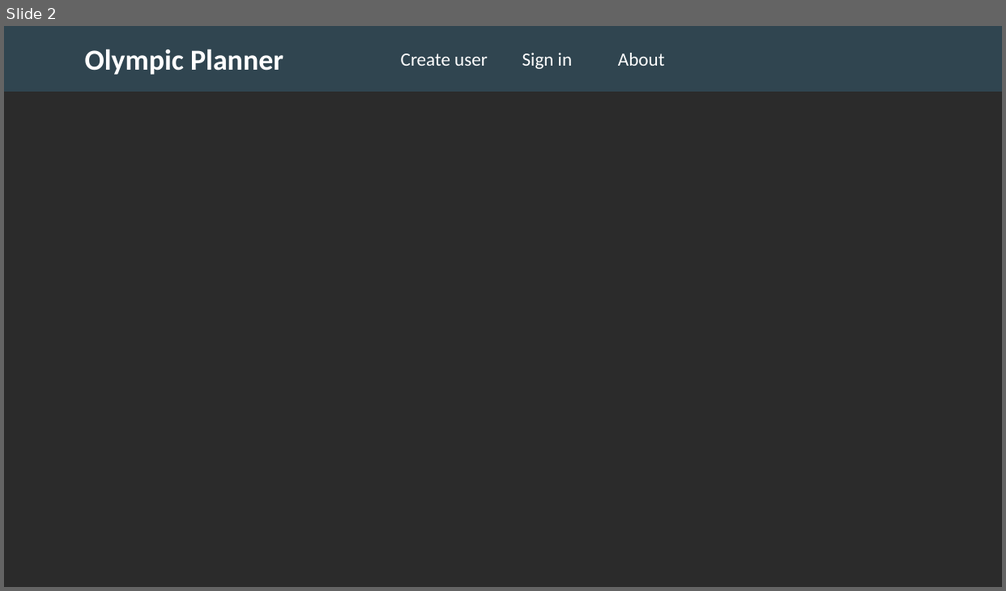
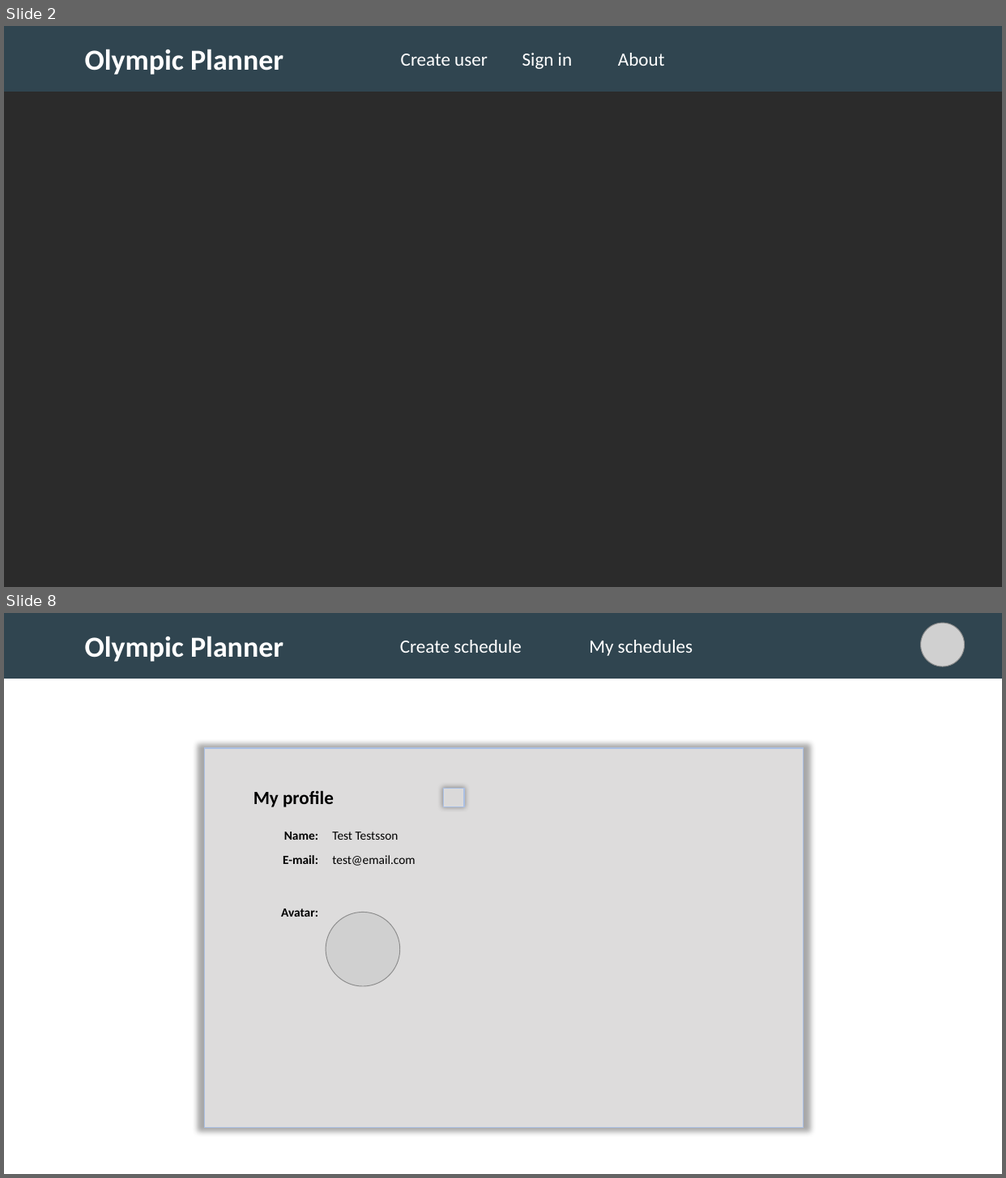
Before and after one commit to Ekajsa/OlympicPlanner, a slide deck: documentation/Mock-up.pptx. Shown one above the other, each under a label of ours: slide 2 before the commit, slides 2 and 8 after it; the slides between them are not shown. The pictures are 1006x591 and 1006x1178 pixels, drawn with LibreOffice and Linux fonts; fonts in the diff are those of the drawing; grey boxes stand for pictures; background and template pictures are left out; a plain dark background stands for a picture behind light text. Boxes give left, top, right and bottom in pixels: in the first picture for what was removed or moved away, otherwise in the second. Text is boxed around its words. In the diff, an @@ line names an element or a change of style, - is before the commit and + after.

```diff
--- a/documentation/Mock-up.pptx
+++ b/documentation/Mock-up.pptx
@@ slide 8 added at (4,613,1002,1174), background picture (left out) @@
@@ rectangle added at (4,613,1002,679), fill #304550, 28 pt, text #FFFFFF, bold @@
+Olympic Planner
@@ picture added at (921,623,965,666) @@
@@ text added at (400,640,521,653), 18 pt, text #FFFFFF @@
+Create schedule
@@ text added at (589,640,692,656), 18 pt, text #FFFFFF @@
+My schedules
@@ rectangle added at (205,748,803,1128), fill #E7E6E6 at 85% opacity, outline #ABC0E4 1 pt @@
@@ text added at (253,790,334,807), 18 pt, text #000000, bold @@
+My profile
@@ rectangle added at (444,788,464,807), fill #E7E6E6 at 85% opacity, outline #ABC0E4 1 pt @@
@@ text added at (283,855,318,864), 12 pt, text #000000, bold @@
+E-mail:
@@ text added at (284,832,318,840), 12 pt, text #000000, bold @@
+Name:
@@ text added at (332,832,398,840), 12 pt, text #000000 @@
+Test Testsson
@@ text added at (332,855,415,866), 12 pt, text #000000 @@
+test@email.com
@@ text added at (281,909,318,917), 12 pt, text #000000, bold @@
+Avatar:
@@ picture added at (326,913,400,986) @@
```
Also in this commit, not shown: 6 slides changed, 1 other slide added.
